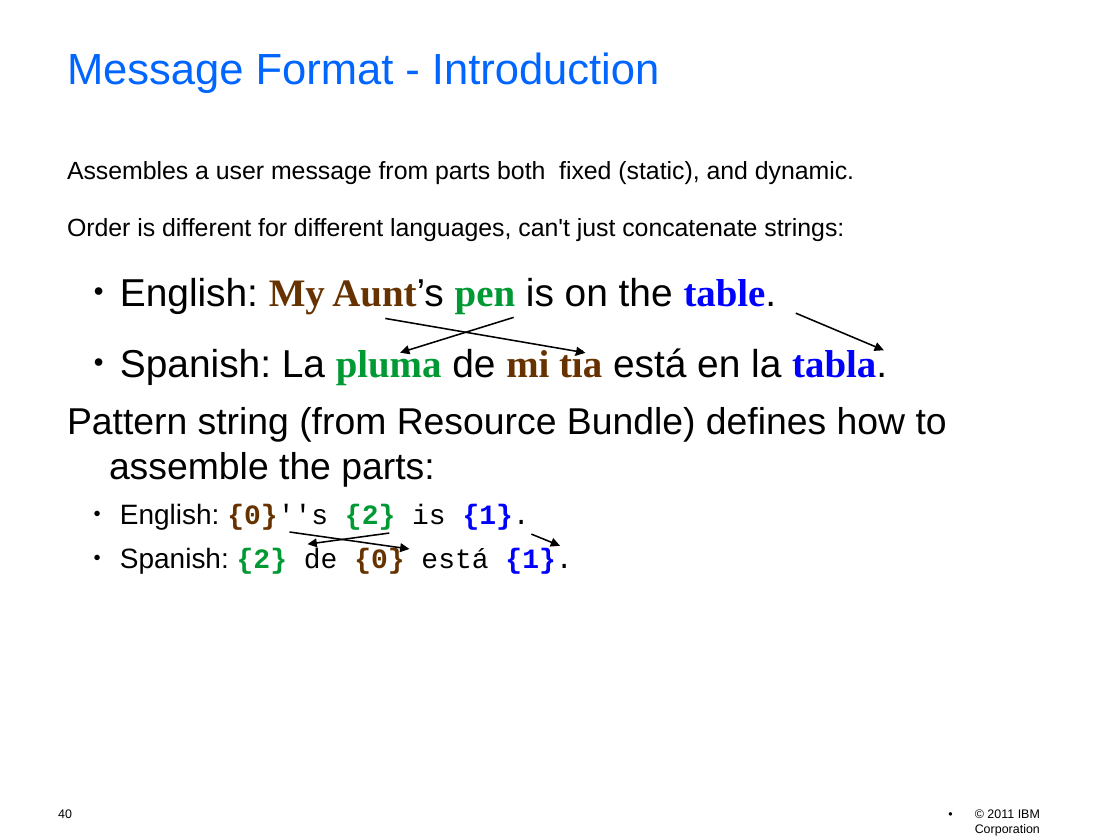
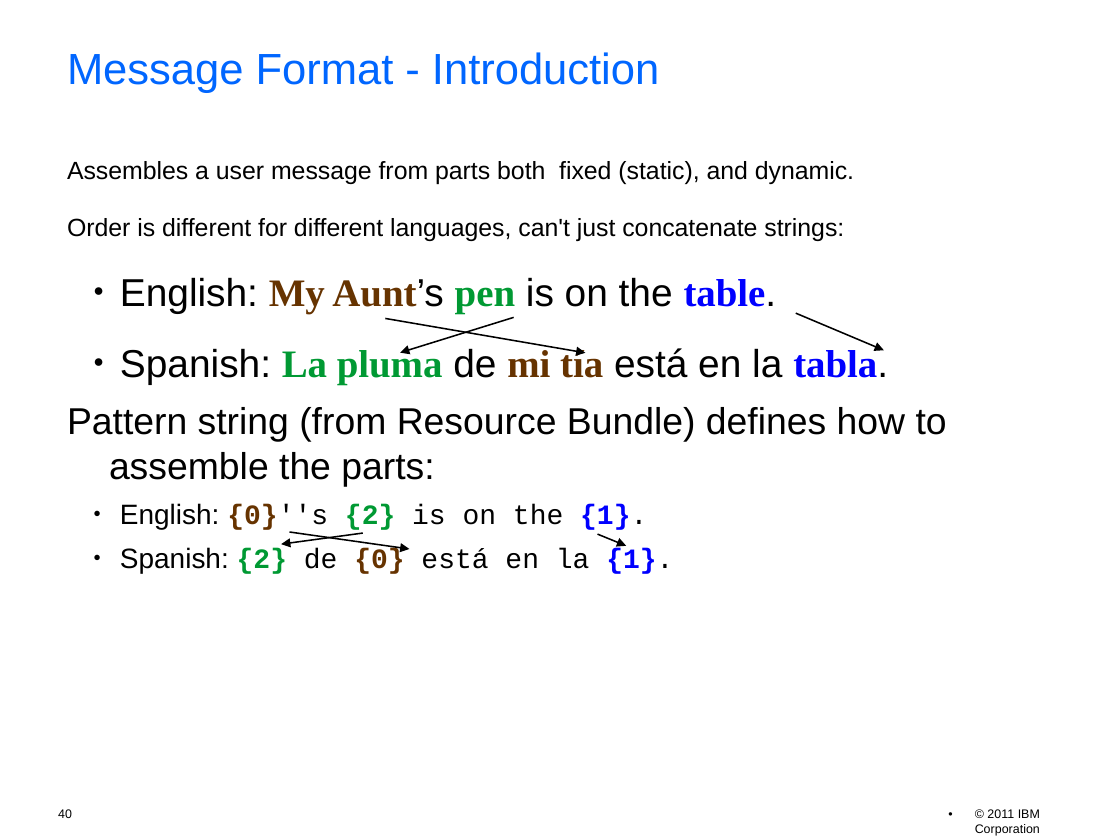
Before and after one commit to unicode-org/icu-docs, a slide deck: slide 40 of docs/pres/icu_workshop.odp. Drawn at 1120x840 pixels with LibreOffice and Linux fonts; fonts in the diff are those of the drawing; background and template pictures are left out. Boxes give left, top, right and bottom in pixels: in the first picture for what was removed or moved away, otherwise in the second. Text is boxed around its words. In the diff, an @@ line names an element or a change of style, - is before the commit and + after.

```diff
--- a/docs/pres/icu_workshop.odp
+++ b/docs/pres/icu_workshop.odp
@@ text at (120, 347, 888, 385): font Arial to Times New Roman, text colour #000000 to #009933, bold on in "La" @@
@@ text at (120, 503, 673, 574): text changed @@
-  ● English: {0}''s {2} is {1}.
-  ● Spanish: {2} de {0} está {1}.
+  ● English: {0}''s {2} is on the {1}.
+  ● Spanish: {2} de {0} está en la {1}.
@@ arrow moved from (390, 533) - (308, 544) to (363, 533) - (281, 544) @@
@@ arrow moved from (531, 534) - (560, 545) to (598, 534) - (626, 545) @@
```
Also in this commit, not shown: 3 other slides changed, 1 other file.
